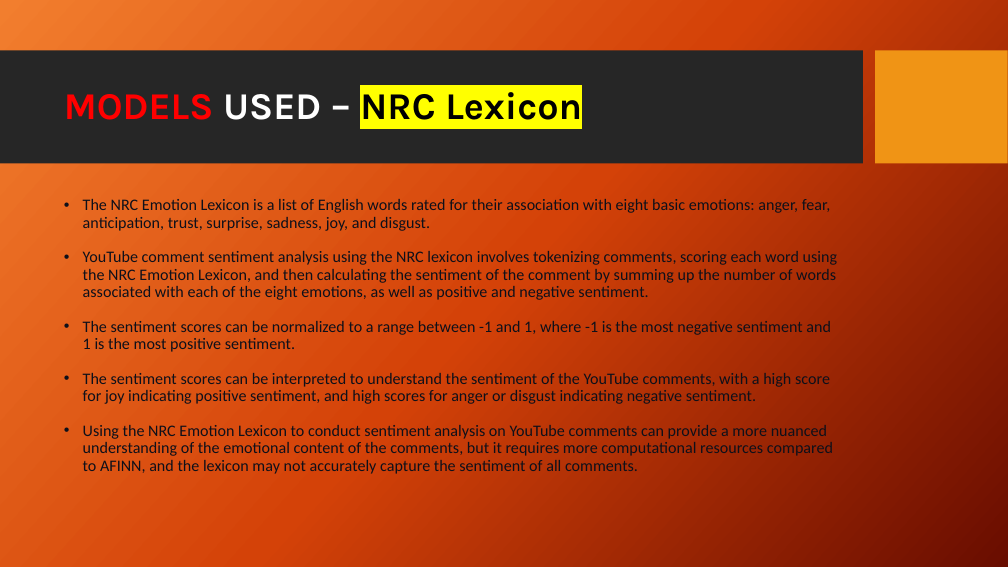
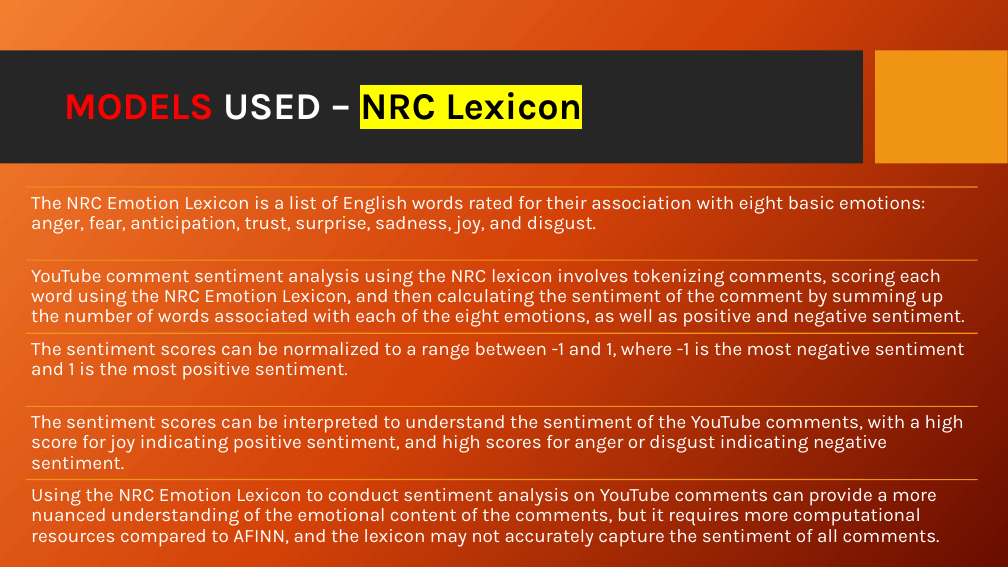
Before and after one commit to Rachel2302/Behind_the_Likes, a slide deck: slide 30 of Data_mining_final-group 5.pptx (slide 31 before the commit). Drawn at 1008x567 pixels with LibreOffice and Linux fonts; fonts in the diff are those of the drawing; background and template pictures are left out. Boxes give left, top, right and bottom in pixels: in the first picture for what was removed or moved away, otherwise in the second. Text is boxed around its words. In the diff, an @@ line names an element or a change of style, - is before the commit and + after.

```diff
--- a/Data_mining_final-group 5.pptx
+++ b/Data_mining_final-group 5.pptx
@@ text removed at box(83, 199, 837, 474) @@
-• The NRC Emotion Lexicon is a list of English words rated for their association with eight basic emotions: anger, fear, anticipation, trust, surprise, sadness, joy, and disgust.
-• YouTube comment sentiment analysis using the NRC lexicon involves tokenizing comments, scoring each word using the NRC Emotion Lexicon, and then calculating the sentiment of the comment by summing up the number of words associated with each of the eight emotions, as well as positive and negative sentiment.
-• The sentiment scores can be normalized to a range between -1 and 1, where -1 is the most negative sentiment and 1 is the most positive sentiment.
-• The sentiment scores can be interpreted to understand the sentiment of the YouTube comments, with a high score for joy indicating positive sentiment, and high scores for anger or disgust indicating negative sentiment.
-• Using the NRC Emotion Lexicon to conduct sentiment analysis on YouTube comments can provide a more nuanced understanding of the emotional content of the comments, but it requires more computational resources compared to AFINN, and the lexicon may not accurately capture the sentiment of all comments.
@@ group added at box(26, 187, 978, 547): 5 lines, 5 texts @@
+The NRC Emotion Lexicon is a list of English words rated for their association with eight basic emotions: anger, fear, anticipation, trust, surprise, sadness, joy, and disgust.
+YouTube comment sentiment analysis using the NRC lexicon involves tokenizing comments, scoring each word using the NRC Emotion Lexicon, and then calculating the sentiment of the comment by summing up the number of words associated with each of the eight emotions, as well as positive and negative sentiment.
+The sentiment scores can be normalized to a range between -1 and 1, where -1 is the most negative sentiment and 1 is the most positive sentiment.
+The sentiment scores can be interpreted to understand the sentiment of the YouTube comments, with a high score for joy indicating positive sentiment, and high scores for anger or disgust indicating negative sentiment.
+Using the NRC Emotion Lexicon to conduct sentiment analysis on YouTube comments can provide a more nuanced understanding of the emotional content of the comments, but it requires more computational resources compared to AFINN, and the lexicon may not accurately capture the sentiment of all comments.
```
Also in this commit, not shown: 16 other slides changed, 4 slides added, 3 slides removed.
